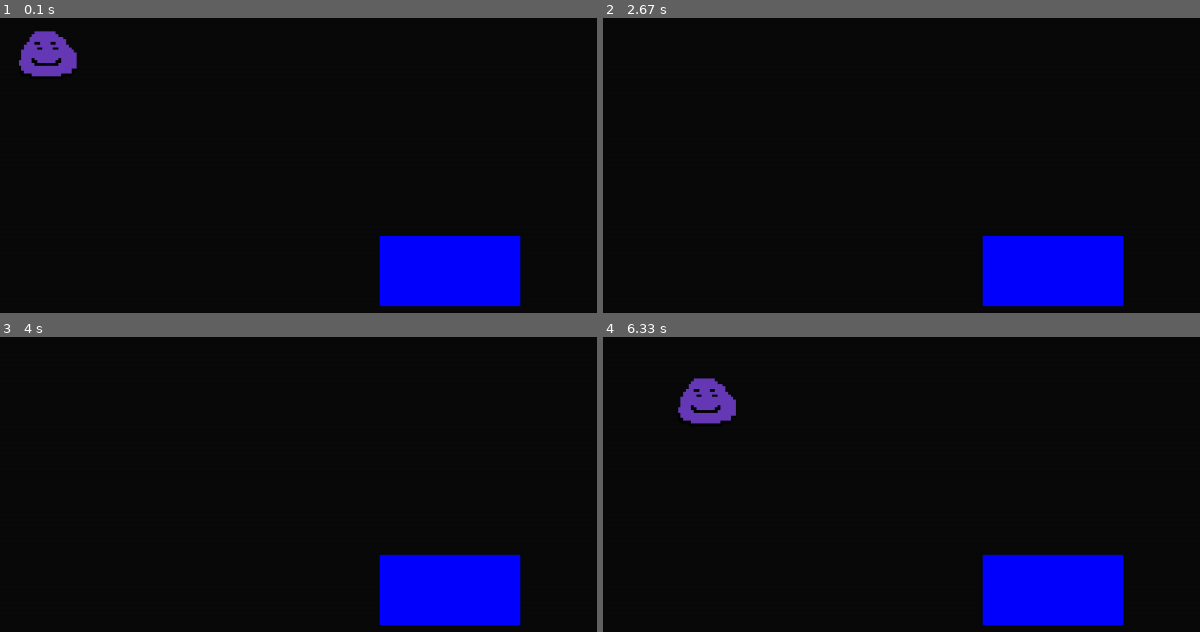
Above: before the commit, frames 1-4 (two rows, left to right).
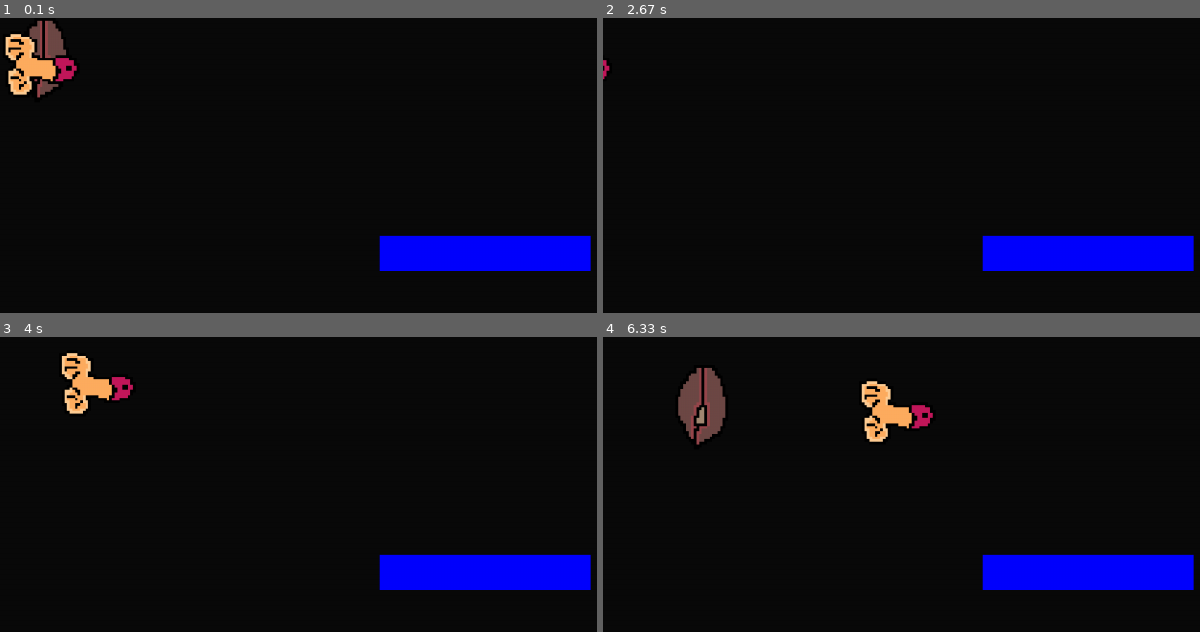
Above: after the commit, the same moments.

Repository: JohnataDavi/spaceship-pygame
Game: pygame game, started from main.py
The game is run twice, just before and just after one commit, with the same random seed, the same clock (stepped at 60 frames per second) and the same inputs.
Inputs:
- Up to frame 1 (0.1 s): no input
- Up to frame 2 (2.67 s): hold Right 0.33-0.8 s; hold Up 0.83-1.13 s; hold W 0.83-1.13 s; hold Left 1.67-2.2 s; hold A 1.67-2.2 s; hold Down 2.23-2.53 s; hold S 2.23-2.53 s; hold Left from 2.57 s (still down); hold A from 2.57 s (still down)
- Up to frame 3 (4 s): release Left at 2.97 s; release A at 2.97 s; hold Right from 3.4 s (still down); hold D from 3.4 s (still down)
- Up to frame 4 (6.33 s): release Right at 4.03 s; release D at 4.03 s; hold Down 4.07-4.43 s; hold S 4.07-4.43 s; hold Left 4.47-4.93 s; hold A 4.47-4.93 s; hold Right 4.97-5.43 s; hold D 4.97-5.43 s; hold Up 5.47-5.77 s; hold W 5.47-5.77 s; hold Right 5.8-6.27 s; hold D 5.8-6.27 s; hold Left from 6.3 s (still down); hold A from 6.3 s (still down)

The runs differ from the first frame. In frame 1, 6.4% of the frame differs, in the area x 0-99%, y 1-98%; in frame 2, 4.4%; in frame 3, 5.5%; in frame 4, 7.2%, in the area x 12-99%, y 10-98%.

Commit message:
Update main.py

Diff:
--- a/main.py
+++ b/main.py
@@ -10,13 +10,16 @@
 spriteGroup = pygame.sprite.Group()
 
 monster = pygame.sprite.Sprite(spriteGroup)
-monster.image = pygame.image.load("data/Images/monster.png").convert_alpha()
+monster.image = pygame.image.load("data/Images/xexeca.png").convert_alpha()
+piru = pygame.sprite.Sprite(spriteGroup)
+piru.image = pygame.image.load("data/Images/piru.png").convert_alpha()
 # Changing image scale
 monster.image = pygame.transform.scale(monster.image, [120, 120])
 monster.rect = monster.image.get_rect()
-
+piru.image = pygame.transform.scale(piru.image, [120, 120])
+piru.rect = piru.image.get_rect()
 # Objects
-rect = pygame.Rect(540, 310, 200, 100)
+rect = pygame.Rect(540, 310, 300, 50)
 speed = 10
 
 # Sounds
@@ -57,6 +60,15 @@
     if keys[pygame.K_d]:
         monster.rect[0] += speed
 
+    if keys[pygame.K_UP]:
+        piru.rect[1] -= speed
+    if keys[pygame.K_LEFT]:
+        piru.rect[0] -= speed
+    if keys[pygame.K_DOWN]:
+        piru.rect[1] += speed
+    if keys[pygame.K_RIGHT]:
+        piru.rect[0] += speed
+
 
     # Draw...
     display.fill([10, 10, 10])
